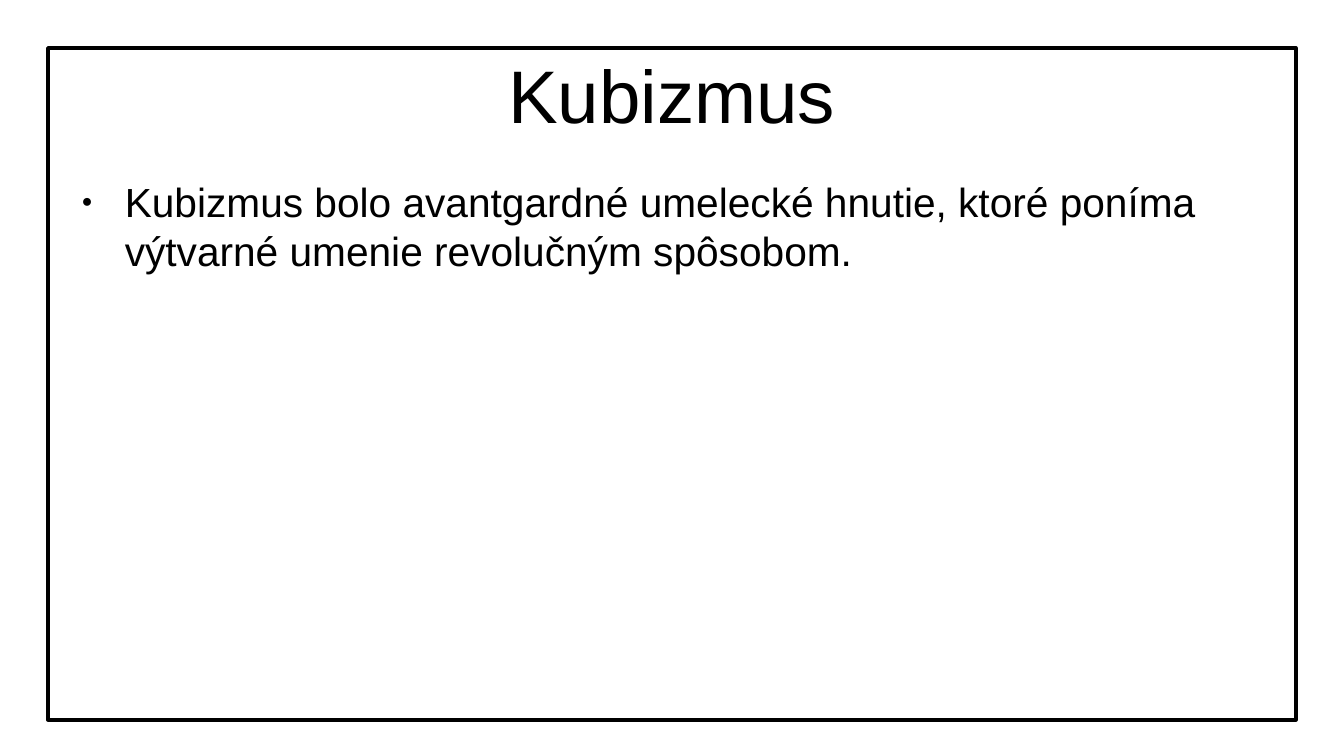
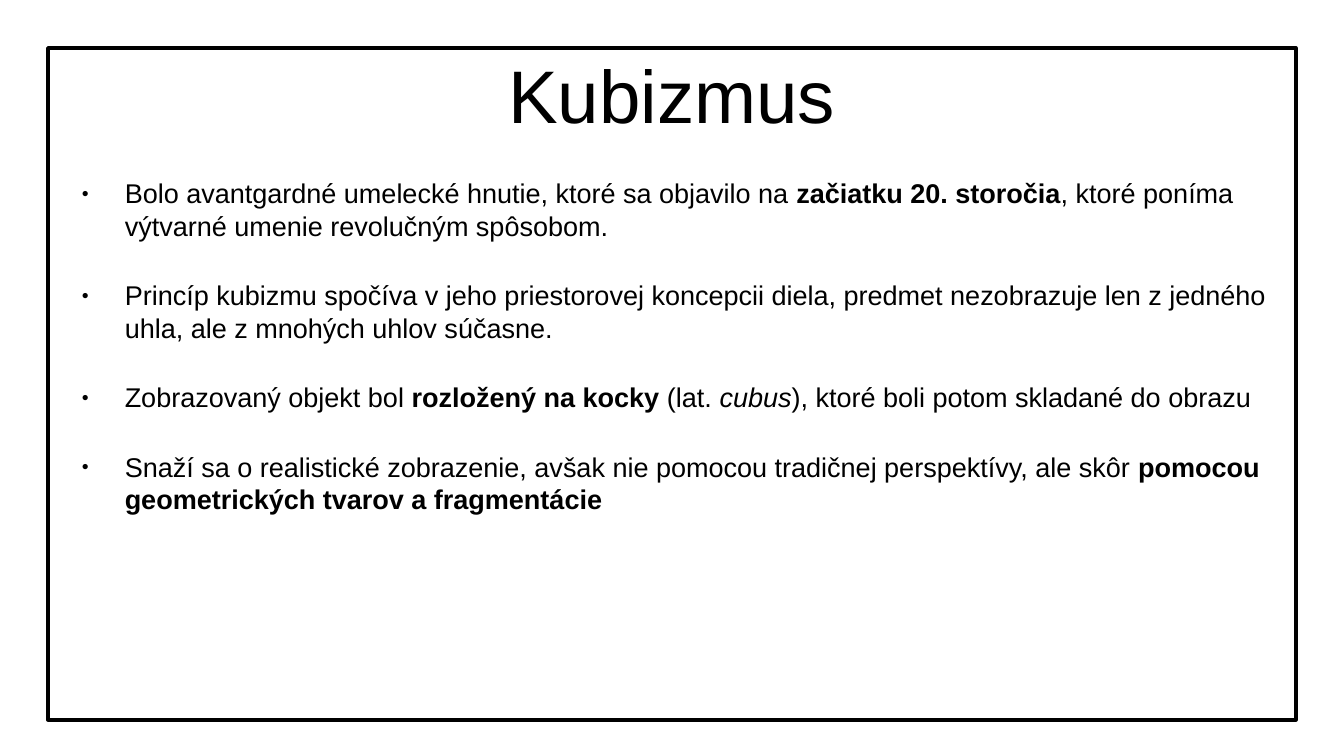
Before and after one commit to MatusOllah/kubizmus-ukl, a slide deck: slide 2 of kubizmus-ukl.odp. Drawn at 1344x756 pixels with LibreOffice and Linux fonts; fonts in the diff are those of the drawing; background and template pictures are left out. Boxes give left, top, right and bottom in pixels: in the first picture for what was removed or moved away, otherwise in the second. Text is boxed around its words. In the diff, an @@ line names an element or a change of style, - is before the commit and + after.

```diff
--- a/kubizmus-ukl.odp
+++ b/kubizmus-ukl.odp
@@ text at (x1=125, y1=182, x2=1265, y2=514): text changed; size 24 to 16 pt @@
-● Kubizmus bolo avantgardné umelecké hnutie, ktoré poníma výtvarné umenie revolučným spôsobom.
+● Bolo avantgardné umelecké hnutie, ktoré sa objavilo na začiatku 20. storočia, ktoré poníma výtvarné umenie revolučným spôsobom.
+● Princíp kubizmu spočíva v jeho priestorovej koncepcii diela, predmet nezobrazuje len z jedného uhla, ale z mnohých uhlov súčasne.
+● Zobrazovaný objekt bol rozložený na kocky (lat. cubus), ktoré boli potom skladané do obrazu
+● Snaží sa o realistické zobrazenie, avšak nie pomocou tradičnej perspektívy, ale skôr pomocou geometrických tvarov a fragmentácie
```
Also in this commit, not shown: 1 slide added.
